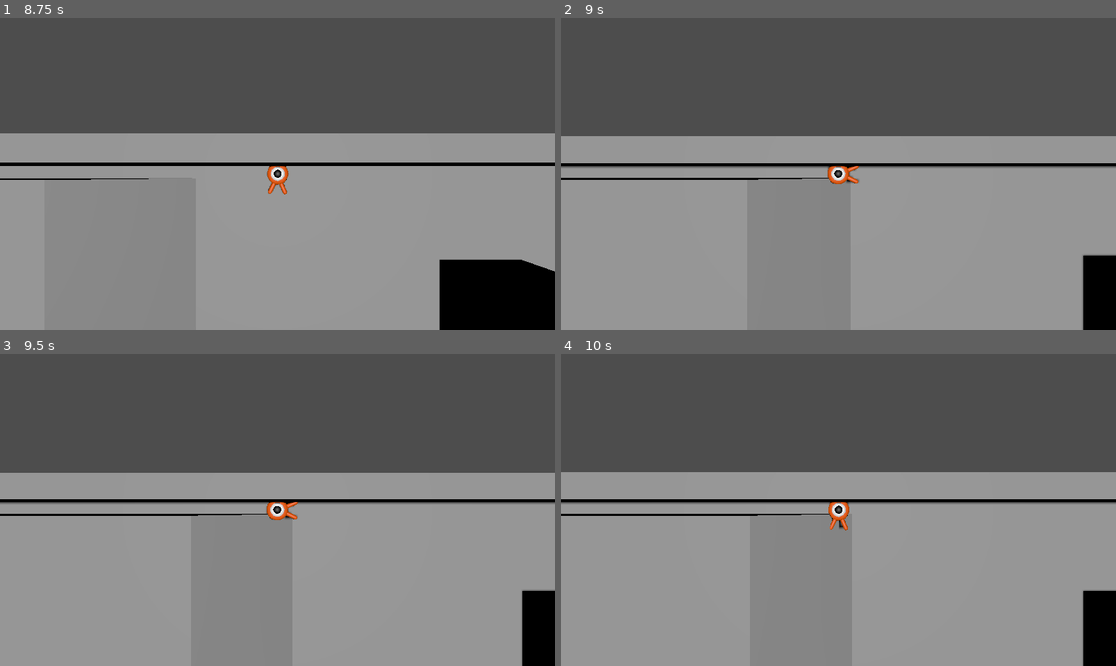
Above: before the commit, frames 1-4 (two rows, left to right).
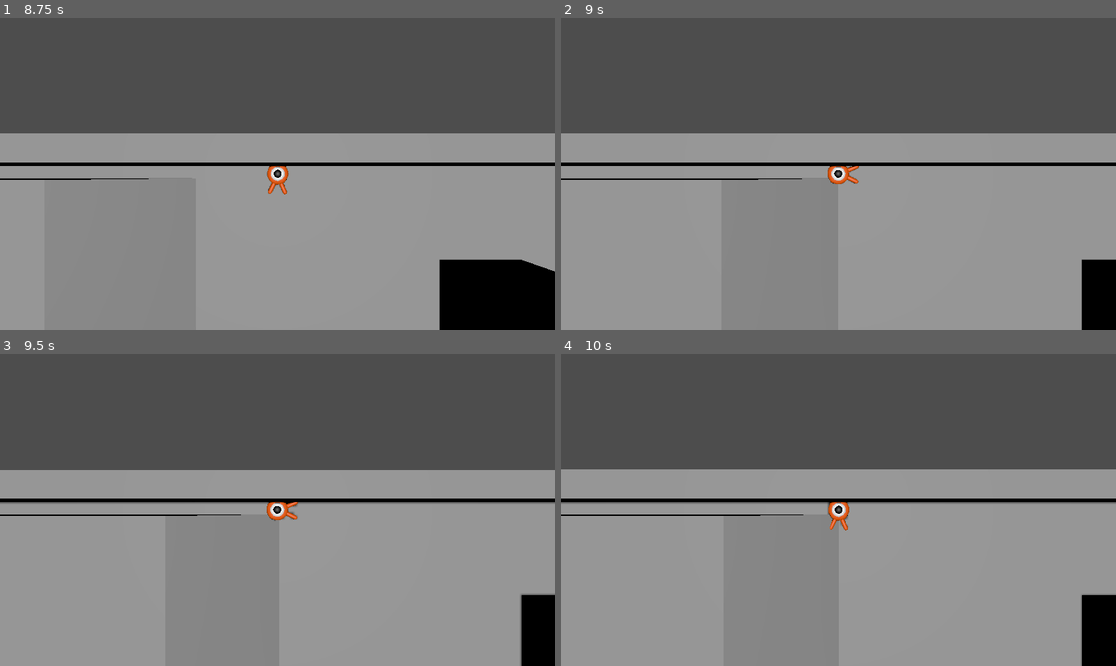
Above: after the commit, the same moments.

Repository: renatotaniii/silly-run
Game: Godot game, scene res://godot/main.tscn
The game is run twice, just before and just after one commit, with the same random seed, the same clock (stepped at 60 frames per second) and the same inputs.
Inputs (mouse positions are in pixels of both pictures, inside the frame that each line leads up to):
- Up to frame 1 (8.75 s): move the mouse to (271, 180) at 0.52 s; hold W (move_forward) 0.53-2.78 s; tap Shift (dash) every 0.75 s from 0.6 to 8.1 s; tap Space (jump) at 0.77, 1.52, 3.02, 3.77, 4.52, 6.02, 6.77, 7.52 s; move the mouse to (316, 177) at 1.27 s; move the mouse to (233, 170) at 2.02 s; move the mouse to (283, 174) at 2.77 s; hold A (move_left) 2.78-3.53 s; move the mouse to (255, 167) at 3.52 s; hold W (move_forward) 3.53-5.78 s; move the mouse to (305, 174) at 4.27 s; move the mouse to (249, 174) at 5.02 s; move the mouse to (288, 167) at 5.77 s; hold D (move_right) 5.78-6.53 s; move the mouse to (271, 180) at 6.52 s; hold W (move_forward) from 6.53 s (still down); move the mouse to (316, 177) at 7.27 s; move the mouse to (233, 170) at 8.02 s
- Up to frame 2 (9 s): move the mouse to (844, 174) at 8.77 s; release W (move_forward) at 8.78 s; hold A (move_left) from 8.78 s (still down); tap Shift (dash) at 8.85 s
- Up to frame 3 (9.5 s): keep holding A (move_left); tap Space (jump) at 9.02 s
- Up to frame 4 (10 s): move the mouse to (816, 503) at 9.52 s; release A (move_left) at 9.53 s; hold W (move_forward) from 9.53 s (still down); tap Shift (dash) at 9.6 s; tap Space (jump) at 9.77 s

Frame 1 is identical in both runs. In frame 2, 2.1% of the frame differs, in the area x 0-100%, y 36-100%; in frame 3, 1.4%; in frame 4, 1.4%.

Commit message:
feat: add base_item script

Diff:
--- /dev/null
+++ b/godot/base_item.gd
@@ -0,0 +1,25 @@
+"""
+base_item.gd
+
+This module contains the base class from which items are based on.
+For each item, create an associated script that extends this class.
+
+NOTE TO GERD: Add any general interaction methods here like pick_up, etc.
+              For now I will write physics-related methods like throw and kick.
+                 - Kevin
+
+NOTE TO ANYONE: In scripts that inherit this class (like ball.gd), you can
+                access the parent variables directly as if it were declared
+                in your script, e.g, changing the weight without declaring it.
+
+Methods:
+-
+-
+
+"""
+class_name BaseItem
+extends RigidBody3D
+
+@export var item_name: String = "Unnamed Item"
+@export var weight: float = 1.0
+@export var fall_acceleration: float = ProjectSettings.get_setting("physics/3d/default_gravity")
--- a/godot/main.tscn
+++ b/godot/main.tscn
@@ -1,7 +1,8 @@
-[gd_scene load_steps=18 format=3 uid="uid://gv66p8ps1llu"]
+[gd_scene load_steps=20 format=3 uid="uid://gv66p8ps1llu"]
 
 [ext_resource type="PackedScene" uid="uid://kw40dg8o2ro8" path="res://godot/player.tscn" id="1_5s166"]
 [ext_resource type="PackedScene" uid="uid://cxheyyqptgx6c" path="res://godot/ball.tscn" id="1_sscoq"]
+[ext_resource type="PackedScene" uid="uid://b74jwldku566k" path="res://assets/the_simpliest_blender_game_flight_simulator.glb" id="4_2a8c6"]
 
 [sub_resource type="BoxShape3D" id="BoxShape3D_fk20e"]
 size = Vector3(100, 2, 100)
@@ -49,6 +50,8 @@
 
 [sub_resource type="BoxShape3D" id="BoxShape3D_2jwmw"]
 size = Vector3(8, 30, 8)
+
+[sub_resource type="CylinderShape3D" id="CylinderShape3D_sscoq"]
 
 [node name="Main" type="Node"]
 
@@ -239,3 +242,33 @@
 transform = Transform3D(1, 0, 0, 0, 1, 0, 0, 0, 1, 0, -1, 0)
 mesh = SubResource("BoxMesh_2jwmw")
 skeleton = NodePath("../../..")
+
+[node name="WhatIsThat" type="Node3D" parent="."]
+transform = Transform3D(1, 0, 0, 0, 1, 0, 0, 0, 1, 0, 0, 72)
+
+[node name="StaticBody3D" type="StaticBody3D" parent="WhatIsThat"]
+transform = Transform3D(1, 0, 0, 0, 1, 0, 0, 0, 1, 35, 20, 0)
+
+[node name="MeshInstance3D" type="MeshInstance3D" parent="WhatIsThat/StaticBody3D"]
+transform = Transform3D(0.5, 0, 0, 0, 0.5, 0, 0, 0, 0.5, 0, 0, 0)
+
+[node name="the_simpliest_blender_game_flight_simulator" parent="WhatIsThat/StaticBody3D/MeshInstance3D" instance=ExtResource("4_2a8c6")]
+
+[node name="CollisionShape3D" type="CollisionShape3D" parent="WhatIsThat/StaticBody3D"]
+transform = Transform3D(1, 0, 0, 0, -4.371139e-08, 1, 0, -1, -4.371139e-08, 0, 0, 0)
+shape = SubResource("CylinderShape3D_sscoq")
+
+[node name="OhGodTheresAnotherOne" type="Node3D" parent="."]
+transform = Transform3D(1, 0, 0, 0, 1, 0, 0, 0, 1, 0, 0, 184)
+
+[node name="StaticBody3D" type="StaticBody3D" parent="OhGodTheresAnotherOne"]
+transform = Transform3D(1, 0, 0, 0, 1, 0, 0, 0, 1, 35, 20, 0)
+
+[node name="MeshInstance3D" type="MeshInstance3D" parent="OhGodTheresAnotherOne/StaticBody3D"]
+transform = Transform3D(0.5, 0, 0, 0, 0.5, 0, 0, 0, 0.5, 0, 0, 0)
+
+[node name="the_simpliest_blender_game_flight_simulator" parent="OhGodTheresAnotherOne/StaticBody3D/MeshInstance3D" instance=ExtResource("4_2a8c6")]
+
+[node name="CollisionShape3D" type="CollisionShape3D" parent="OhGodTheresAnotherOne/StaticBody3D"]
+transform = Transform3D(1, 0, 0, 0, -4.371139e-08, 1, 0, -1, -4.371139e-08, 0, 0, 0)
+shape = SubResource("CylinderShape3D_sscoq")
--- a/project.godot
+++ b/project.godot
@@ -55,3 +55,8 @@
 "events": [Object(InputEventKey,"resource_local_to_scene":false,"resource_name":"","device":-1,"window_id":0,"alt_press …(195 unchanged characters)…
 ]
 }
+use_throw={
+"deadzone": 0.2,
+"events": [Object(InputEventMouseButton,"resource_local_to_scene":false,"resource_name":"","device":-1,"window_id":0,"alt_pressed":false,"shift_pressed":false,"ctrl_pressed":false,"meta_pressed":false,"button_mask":1,"position":Vector2(153, 18),"global_position":Vector2(162, 66),"factor":1.0,"button_index":1,"canceled":false,"pressed":true,"double_click":false,"script":null)
+]
+}
Binary file added: assets/the_simpliest_blender_game_flight_simulator.glb
Not shown, added: assets/the_simpliest_blender_game_flight_simulator.glb.import
Not shown, added: godot/base_item.gd.uid
